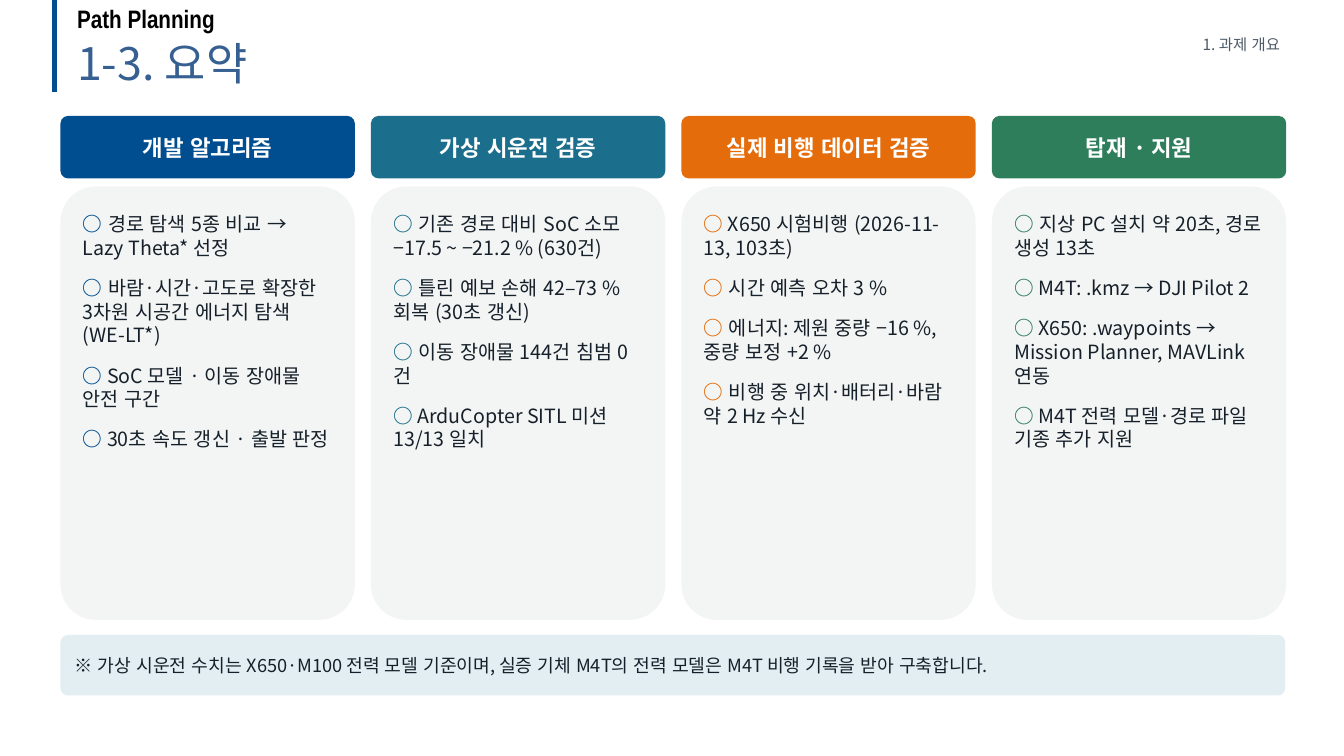
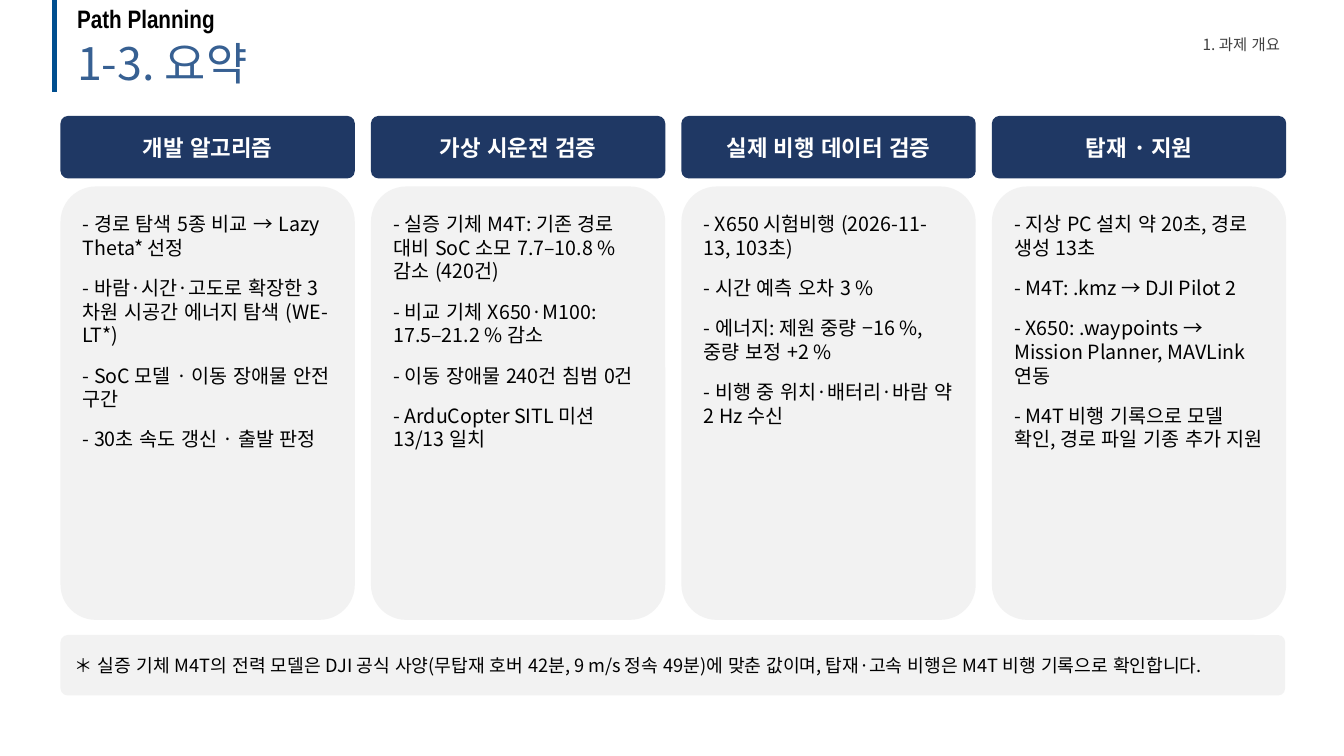
Before and after one commit to dnfl5345/Drone_path_opt, a slide deck: slide 5 of docs/drone_soc_business_talk.pptx. Drawn at 1344x756 pixels with LibreOffice and Linux fonts; fonts in the diff are those of the drawing; background and template pictures are left out. Boxes give left, top, right and bottom in pixels: in the first picture for what was removed or moved away, otherwise in the second. Text is boxed around its words. In the diff, an @@ line names an element or a change of style, - is before the commit and + after.

```diff
--- a/docs/drone_soc_business_talk.pptx
+++ b/docs/drone_soc_business_talk.pptx
@@ text "1. 과제 개요" at (x1=1203, y1=37, x2=1280, y2=51): text colour #4C5A66 to #404040 @@
@@ rounded rectangle "개발 알고리즘" at (x1=60, y1=116, x2=355, y2=178): fill #004E8F to #1F3864 @@
@@ rounded rectangle "가상 시운전 검증" at (x1=371, y1=116, x2=665, y2=178): fill #1B6E8C to #1F3864 @@
@@ rounded rectangle "실제 비행 데이터 검증" at (x1=682, y1=116, x2=976, y2=178): fill #E46C0A to #1F3864 @@
@@ rounded rectangle "탑재 · 지원" at (x1=992, y1=116, x2=1287, y2=178): fill #2E7D5B to #1F3864 @@
@@ fill #F3F5F4 to #F2F2F2 in 4 elements at (x1=60, y1=187, x2=355, y2=620), (x1=682, y1=187, x2=976, y2=620), (x1=992, y1=187, x2=1287, y2=620), (x1=371, y1=187, x2=665, y2=620) @@
@@ text in rounded rectangle at (x1=83, y1=214, x2=329, y2=448): text changed; text colour #16202A to #000000 @@
-○ 경로 탐색 5종 비교 → Lazy Theta* 선정
-○ 바람·시간·고도로 확장한 3차원 시공간 에너지 탐색 (WE-LT*)
-○ SoC 모델 · 이동 장애물 안전 구간
-○ 30초 속도 갱신 · 출발 판정
+- 경로 탐색 5종 비교 → Lazy Theta* 선정
+- 바람·시간·고도로 확장한 3차원 시공간 에너지 탐색 (WE-LT*)
+- SoC 모델 · 이동 장애물 안전 구간
+- 30초 속도 갱신 · 출발 판정
@@ text in rounded rectangle at (x1=393, y1=214, x2=633, y2=450): text changed; text colour #16202A to #000000 @@
-○ 기존 경로 대비 SoC 소모 −17.5 ~ −21.2 % (630건)
-○ 틀린 예보 손해 42–73 % 회복 (30초 갱신)
-○ 이동 장애물 144건 침범 0건
-○ ArduCopter SITL 미션 13/13 일치
+- 실증 기체 M4T: 기존 경로 대비 SoC 소모 7.7–10.8 % 감소 (420건)
+- 비교 기체 X650·M100: 17.5–21.2 % 감소
+- 이동 장애물 240건 침범 0건
+- ArduCopter SITL 미션 13/13 일치
@@ text in rounded rectangle at (x1=704, y1=214, x2=952, y2=425): text changed; text colour #16202A to #000000 @@
-○ X650 시험비행 (2026-11-13, 103초)
-○ 시간 예측 오차 3 %
-○ 에너지: 제원 중량 −16 %, 중량 보정 +2 %
-○ 비행 중 위치·배터리·바람 약 2 Hz 수신
+- X650 시험비행 (2026-11-13, 103초)
+- 시간 예측 오차 3 %
+- 에너지: 제원 중량 −16 %, 중량 보정 +2 %
+- 비행 중 위치·배터리·바람 약 2 Hz 수신
@@ text in rounded rectangle at (x1=1014, y1=214, x2=1263, y2=450): text changed; text colour #16202A to #000000 @@
-○ 지상 PC 설치 약 20초, 경로 생성 13초
-○ M4T: .kmz → DJI Pilot 2
-○ X650: .waypoints → Mission Planner, MAVLink 연동
-○ M4T 전력 모델·경로 파일 기종 추가 지원
+- 지상 PC 설치 약 20초, 경로 생성 13초
+- M4T: .kmz → DJI Pilot 2
+- X650: .waypoints → Mission Planner, MAVLink 연동
+- M4T 비행 기록으로 모델 확인, 경로 파일 기종 추가 지원
@@ rounded rectangle "＊ 실증 기체 M4T의 전력 ..." at (x1=60, y1=635, x2=1286, y2=696): fill #E3EEF3 to #F2F2F2 @@
@@ text in rounded rectangle at (x1=98, y1=656, x2=1201, y2=676): text changed; text colour #16202A to #000000 @@
-※ 가상 시운전 수치는 X650·M100 전력 모델 기준이며, 실증 기체 M4T의 전력 모델은 M4T 비행 기록을 받아 구축합니다.
+＊ 실증 기체 M4T의 전력 모델은 DJI 공식 사양(무탑재 호버 42분, 9 m/s 정속 49분)에 맞춘 값이며, 탑재·고속 비행은 M4T 비행 기록으로 확인합니다.
```
Also in this commit, not shown: 21 other slides changed, 10 other files.
